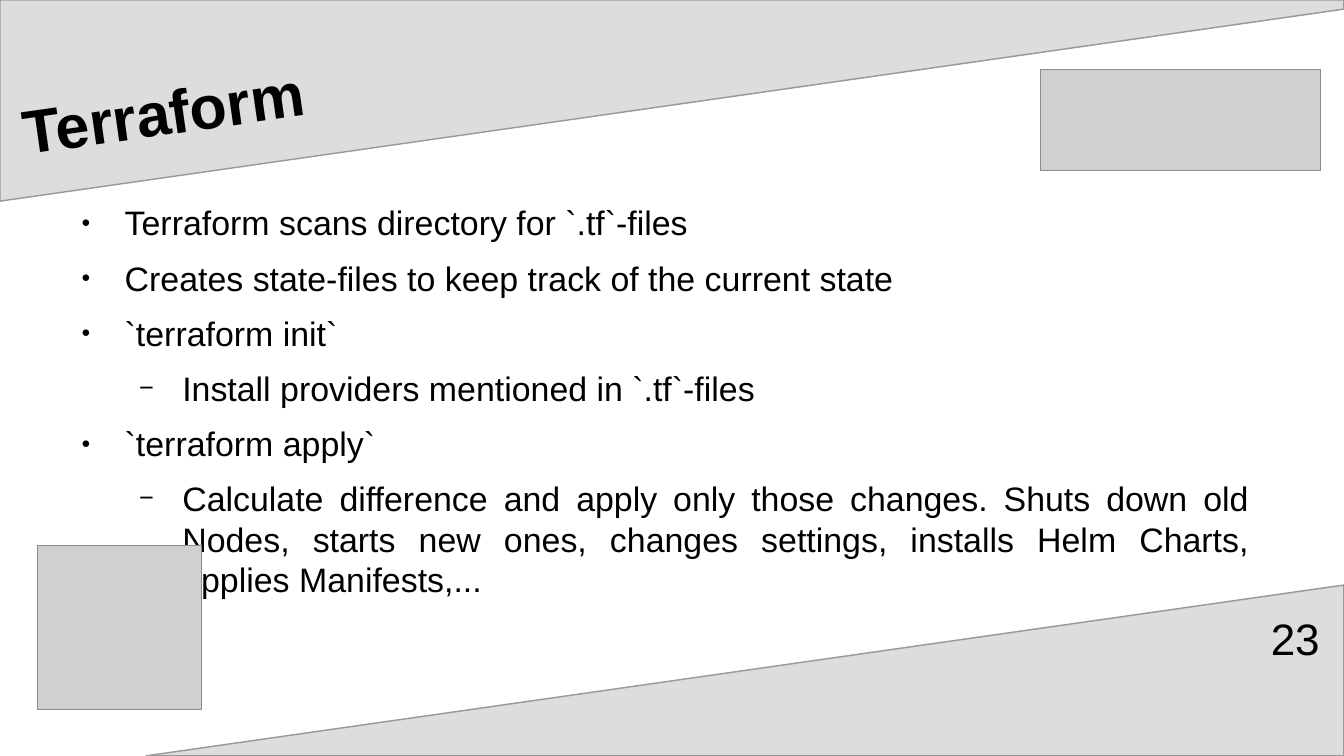
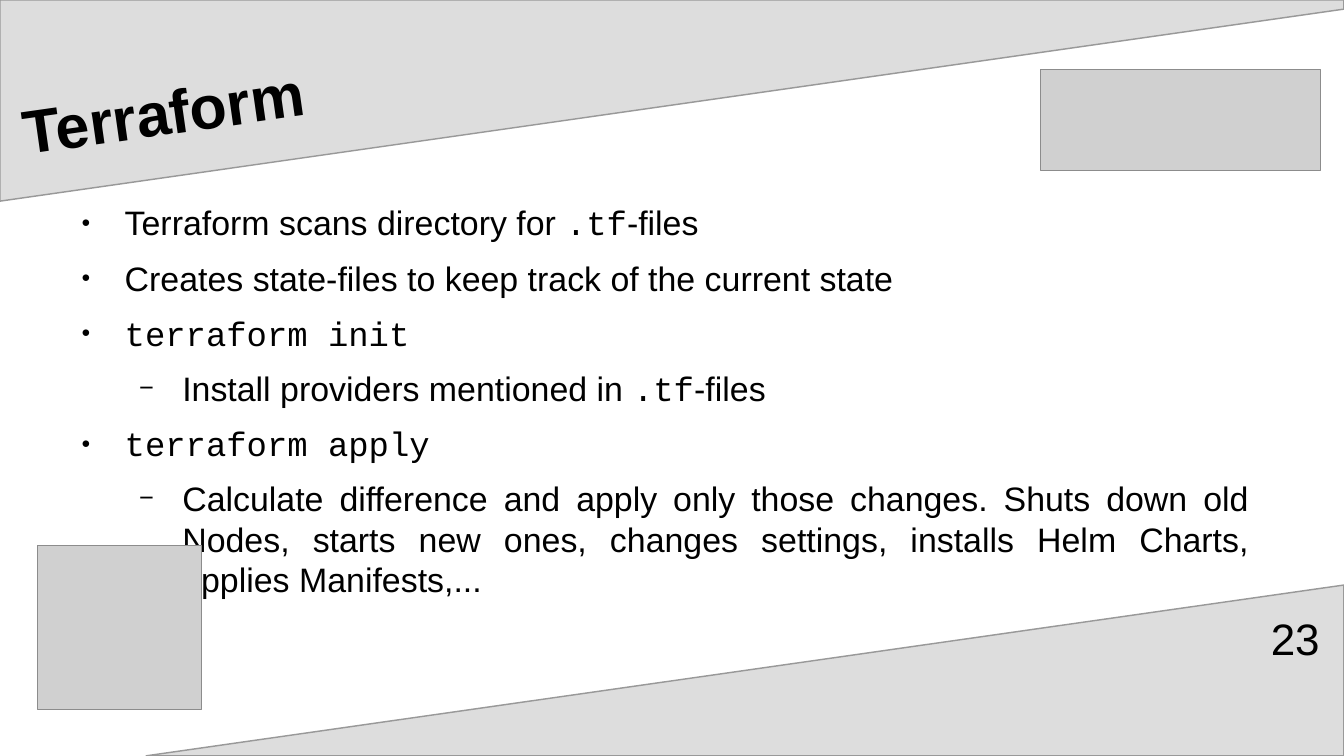
Before and after one commit to upart/cabinops, a slide deck: slide 23 of documentation/Introduction.odp. Drawn at 1344x756 pixels with LibreOffice and Linux fonts; fonts in the diff are those of the drawing; grey boxes stand for pictures. Boxes give left, top, right and bottom in pixels: in the first picture for what was removed or moved away, otherwise in the second. Text is boxed around its words. In the diff, an @@ line names an element or a change of style, - is before the commit and + after.

```diff
--- a/documentation/Introduction.odp
+++ b/documentation/Introduction.odp
@@ text at bbox=[125, 210, 699, 242]: text changed @@
-● Terraform scans directory for `.tf`-files
+● Terraform scans directory for .tf-files
@@ text at bbox=[125, 321, 766, 463]: text changed @@
-● `terraform init`
-  − Install providers mentioned in `.tf`-files
-● `terraform apply`
+● terraform init
+  − Install providers mentioned in .tf-files
+● terraform apply
```
Also in this commit, not shown: 6 other slides changed.
